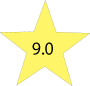
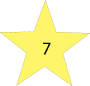
Layers edited between the first and the second 90 × 86 image:
renamed "9.0" to "7", painted on it over left=32, top=42, right=53, bottom=55
